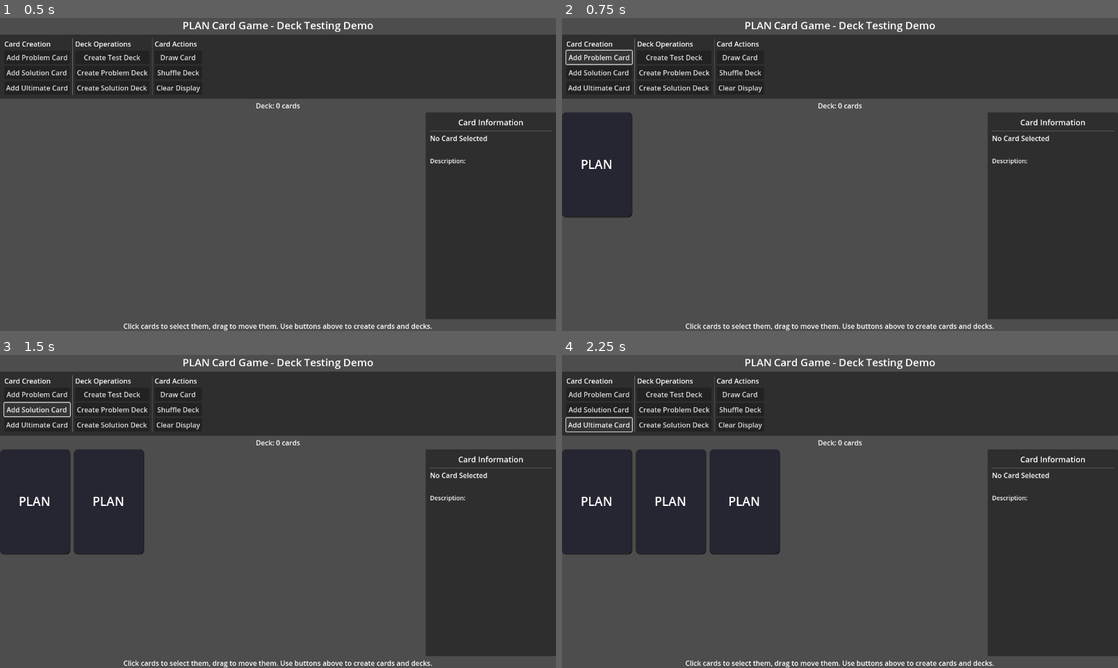
Above: before the commit, frames 1-4 (two rows, left to right).
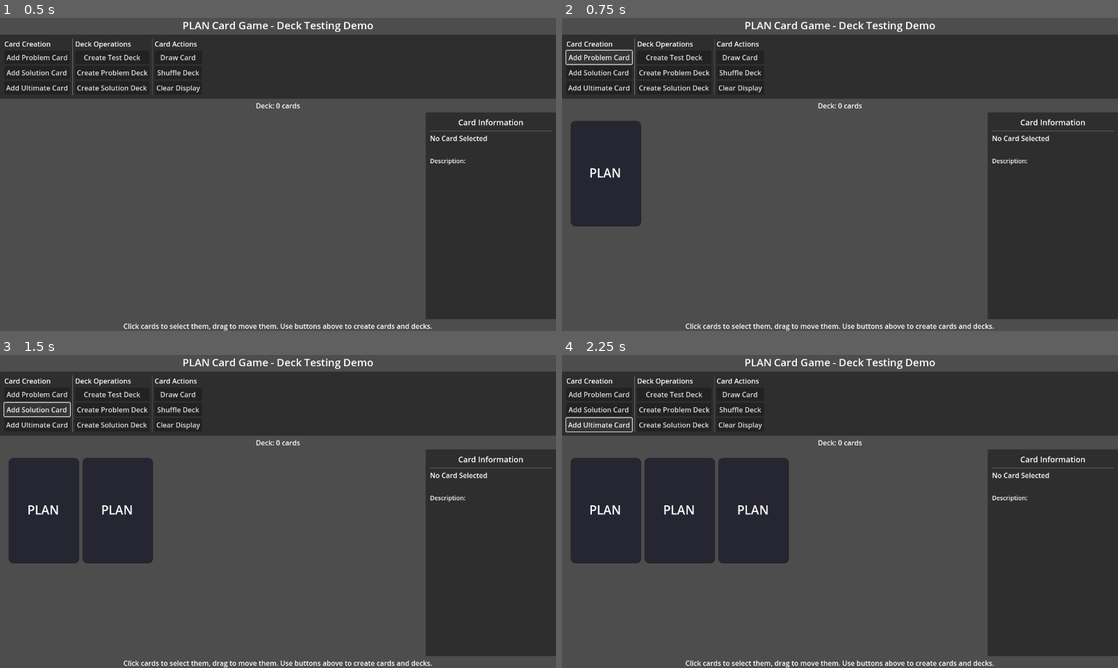
Above: after the commit, the same moments.

Repository: notalentgeek/plan-game
Game: Godot game, scene res://demos/card/card_deck_demo.tscn
Same seed, same stepped clock (60 frames per second), same inputs: the game is played once before the commit and once after it.
Inputs:
- Up to frame 1 (0.5 s): no input
- Up to frame 2 (0.75 s): click "Add Problem Card" at 0.5 s
- Up to frame 3 (1.5 s): click "Add Solution Card" at 1.25 s
- Up to frame 4 (2.25 s): click "Add Ultimate Card" at 2 s

Frame 1 is identical in both runs. In frame 2, 1.8% of the frame differs, in the area x 0-15%, y 30-67%; in frame 3, 2.9%; in frame 4, 4.1%, in the area x 0-41%, y 30-67%.

Commit message:
Fixed Clipping Error

Diff:
--- a/plan-game/demos/card/card_deck_demo.gd
+++ b/plan-game/demos/card/card_deck_demo.gd
@@ -145,7 +145,16 @@
 	card_display_area.add_theme_constant_override("h_separation", CARD_SPACING)
 	card_display_area.add_theme_constant_override("v_separation", CARD_SPACING)
 	card_display_area.size_flags_horizontal = Control.SIZE_EXPAND_FILL
-	scroll_container.add_child(card_display_area)
+
+	# Add margins around the card display area to prevent clipping
+	var display_margin = MarginContainer.new()
+	display_margin.add_theme_constant_override("margin_left", 20)
+	display_margin.add_theme_constant_override("margin_right", 20)
+	display_margin.add_theme_constant_override("margin_top", 20)
+	display_margin.add_theme_constant_override("margin_bottom", 20)
+	display_margin.add_child(card_display_area)
+
+	scroll_container.add_child(display_margin)
 
 	# Card Information Panel
 	card_info_panel = PanelContainer.new()
@@ -535,15 +544,21 @@
 	Create a visual representation of a card and add it to the display area.
 	"""
 	var card_visual = CardVisual.new()
+
+	# Add the card visual to the display first
+	card_display_area.add_child(card_visual)
+
+	# Initialize after adding to the scene to ensure proper setup
 	card_visual.initialize(card)
-	card_visual.flip_to_front() # Show the front by default
 
 	# Connect card signals
 	card_visual.card_clicked.connect(Callable(self, "_on_card_clicked"))
 	card_visual.card_hover_started.connect(Callable(self, "_on_card_hover_started"))
 	card_visual.card_hover_ended.connect(Callable(self, "_on_card_hover_ended"))
 
-	card_display_area.add_child(card_visual)
+	# Ensure cards always show front by default in this demo
+	# Wait a frame to make sure the card is fully initialized
+	call_deferred("_ensure_card_front_showing", card_visual)
 
 func _update_deck_info() -> void:
 	"""
@@ -618,6 +633,10 @@
 					if other_child is CardVisual and other_child != child:
 						other_child.set_visual_state(CardVisual.VisualState.DEFAULT)
 				child.set_visual_state(CardVisual.VisualState.SELECTED)
+
+			# Toggle the card flip
+			print("Toggling card flip")
+			child.toggle_flip()
 			break
 
 func _on_card_hover_started(card: Card) -> void:
